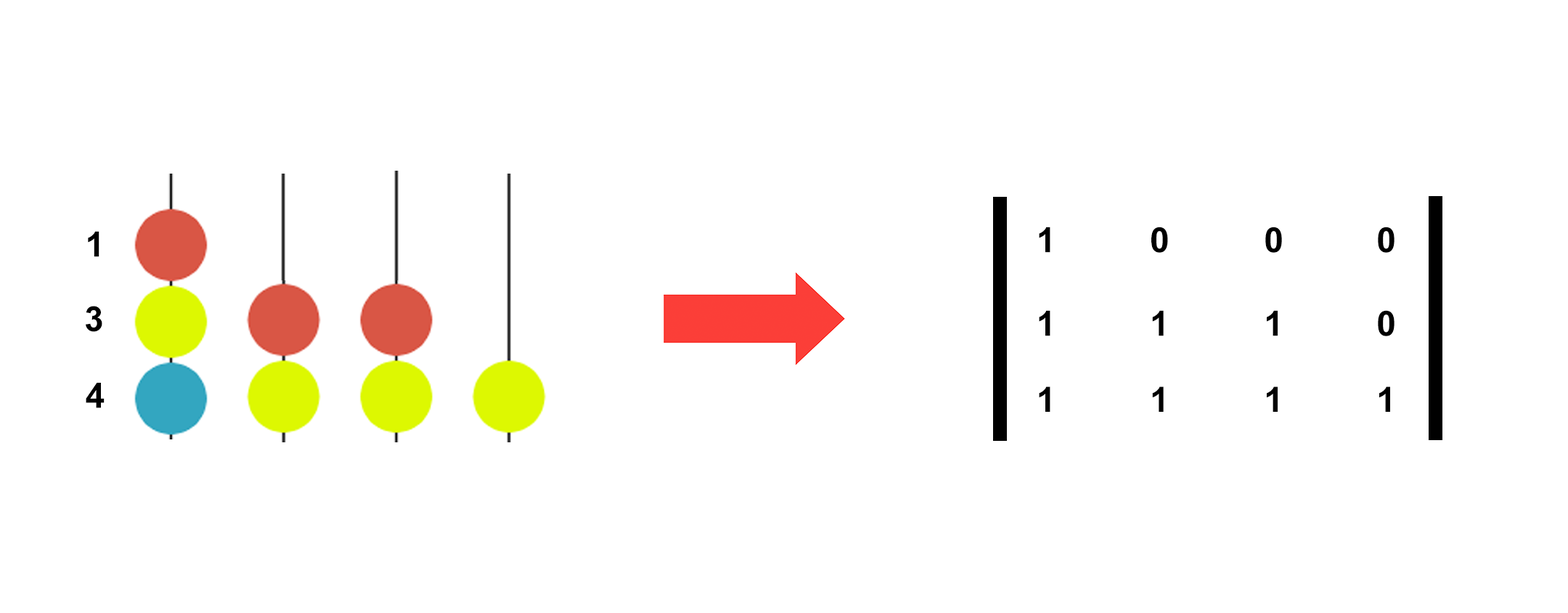
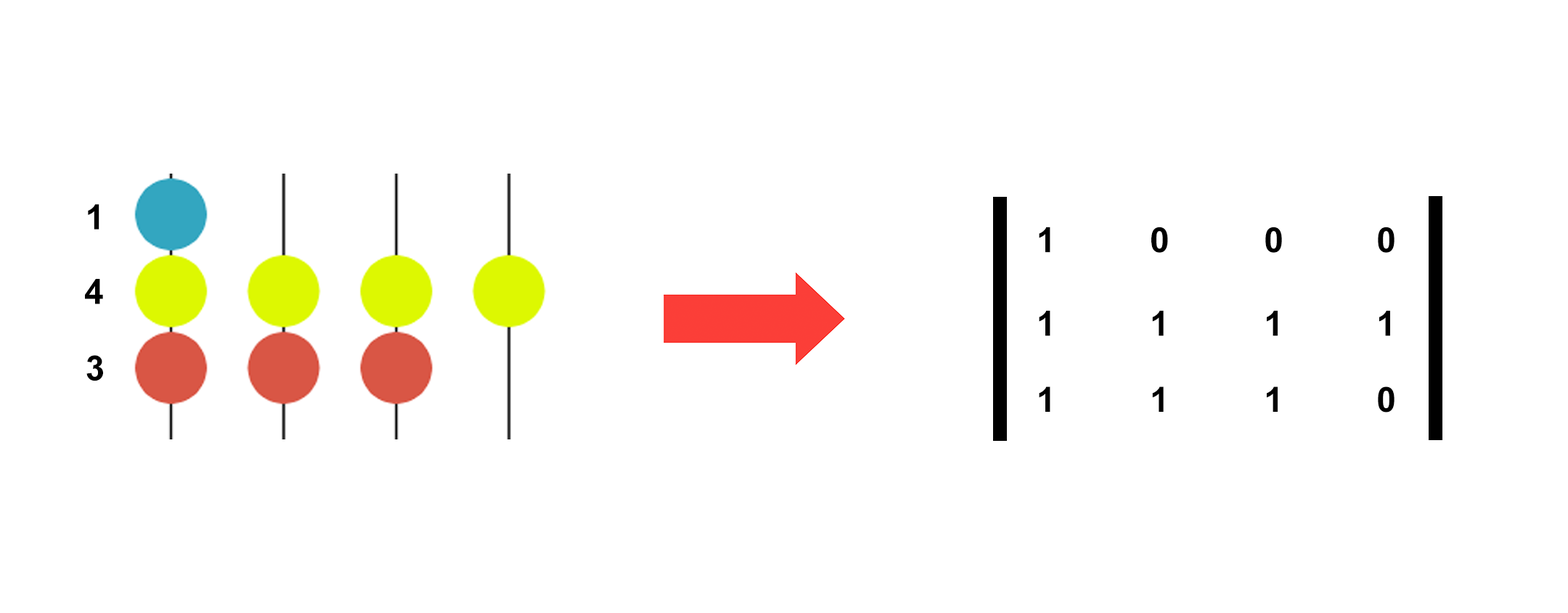
The second 1568px x 613px image is a revision of the first. Changes to its layers:
showed group "Agrupar 3" (21 layers) over [84, 173, 1395, 441]
painted on "3" (1st of 2, in "Agrupar 3" › "Agrupar 1 copiar") over [86, 354, 104, 408]
painted on "4" (1st of 2, in "Agrupar 3" › "Agrupar 1 copiar") over [84, 278, 104, 332]
painted on "1" (9th of 18, in "Agrupar 3" › "Agrupar 1 copiar") over [87, 203, 100, 257]
painted on "Camada 2" over [134, 176, 547, 437]
hid group "Agrupar 2" (12 layers) over [1377, 309, 1395, 412]
hid group "Agrupar 1" (4 layers) over [85, 170, 547, 443]
